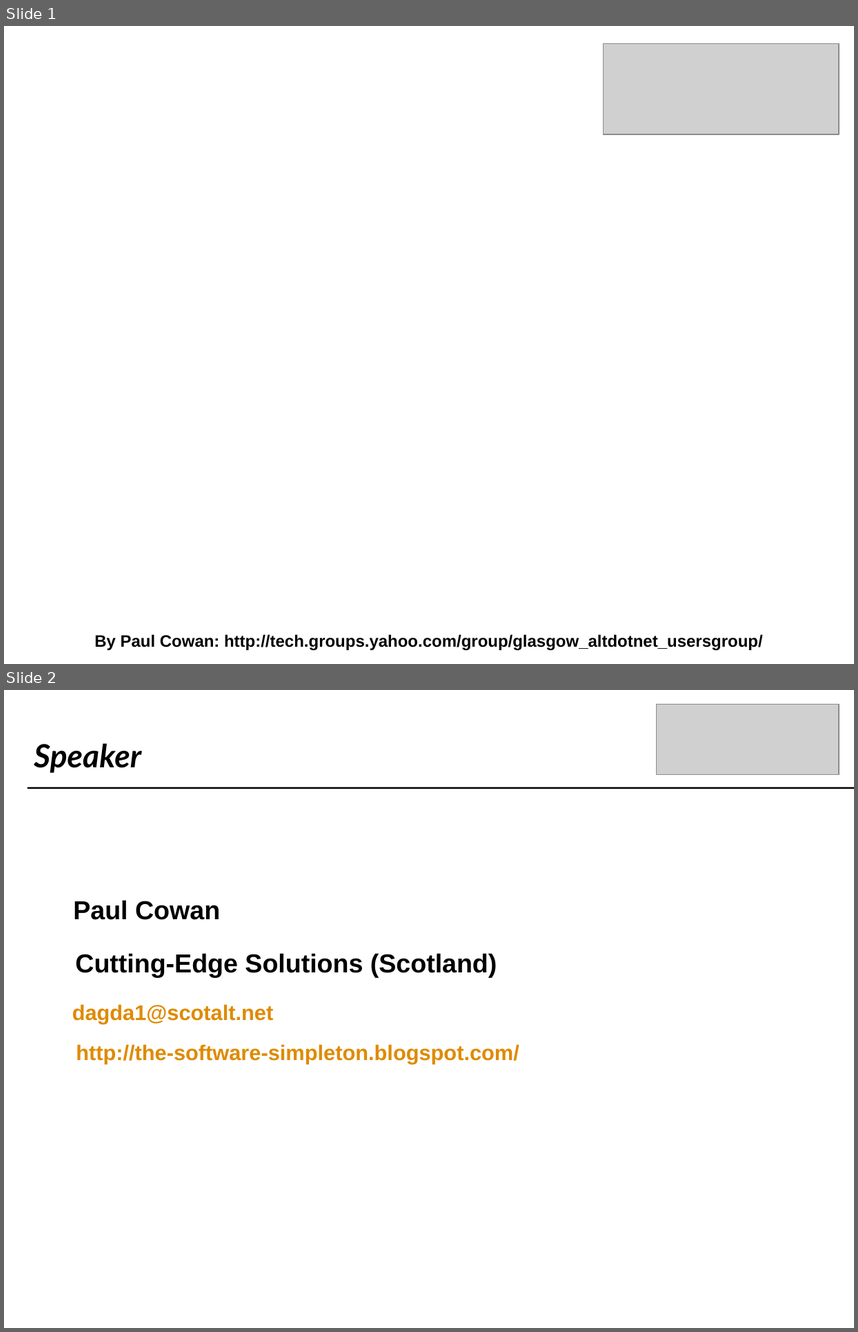
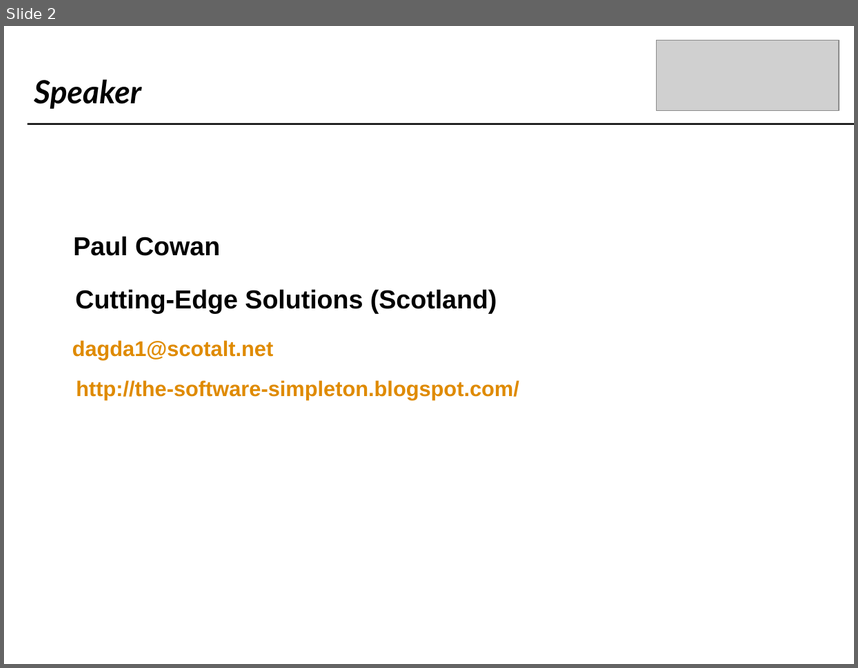
Before and after one commit to craignicol/scotaltdotnet, a slide deck: belfast/IOC-TDD-And Testability.ppt. Shown one above the other, each under a label of ours: slides 1 and 2 before the commit, slide 2 after it. The pictures are 858x1332 and 858x668 pixels, drawn with LibreOffice and Linux fonts; fonts in the diff are those of the drawing; grey boxes stand for pictures; background and template pictures are left out. Boxes give left, top, right and bottom in pixels: in the first picture for what was removed or moved away, otherwise in the second. Text is boxed around its words. In the diff, an @@ line names an element or a change of style, - is before the commit and + after.

```diff
--- a/belfast/IOC-TDD-And Testability.ppt
+++ b/belfast/IOC-TDD-And Testability.ppt
@@ slide 1 removed at (x1=4, y1=26, x2=854, y2=664), background #FFFFFF @@
@@ picture removed at (x1=604, y1=44, x2=839, y2=135) @@
@@ text removed at (x1=94, y1=634, x2=763, y2=650) @@
-By Paul Cowan: http://tech.groups.yahoo.com/group/glasgow_altdotnet_usersgroup/
```
Also in this commit, not shown: 1 slide added, 1 other slide removed, 1 other file.
